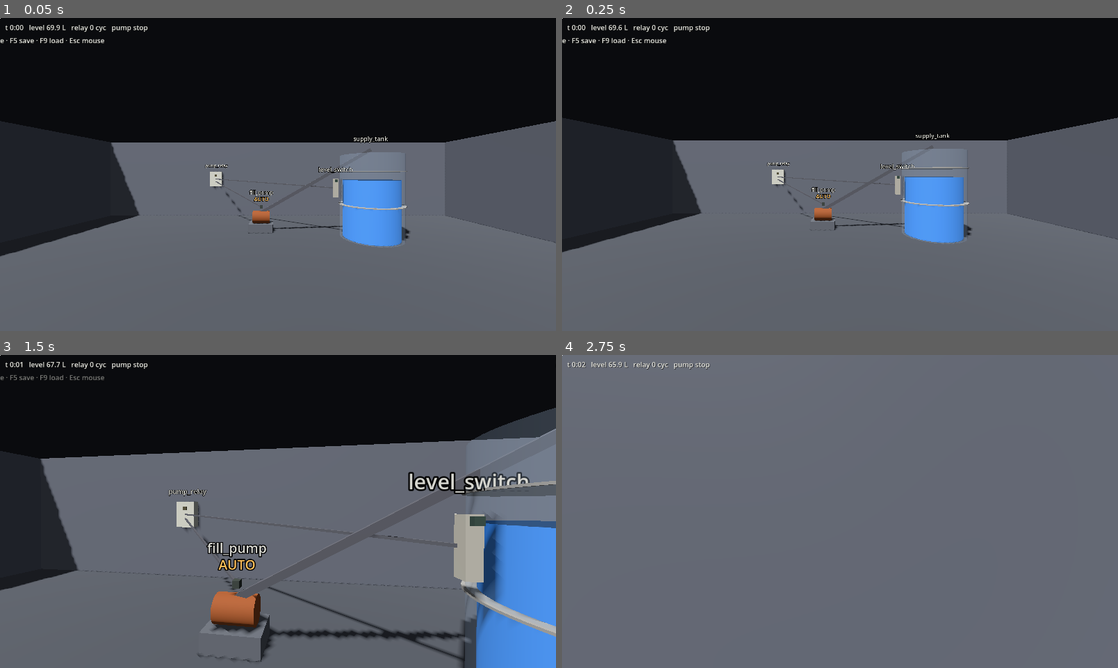
Above: before the commit, frames 1-4 (two rows, left to right).
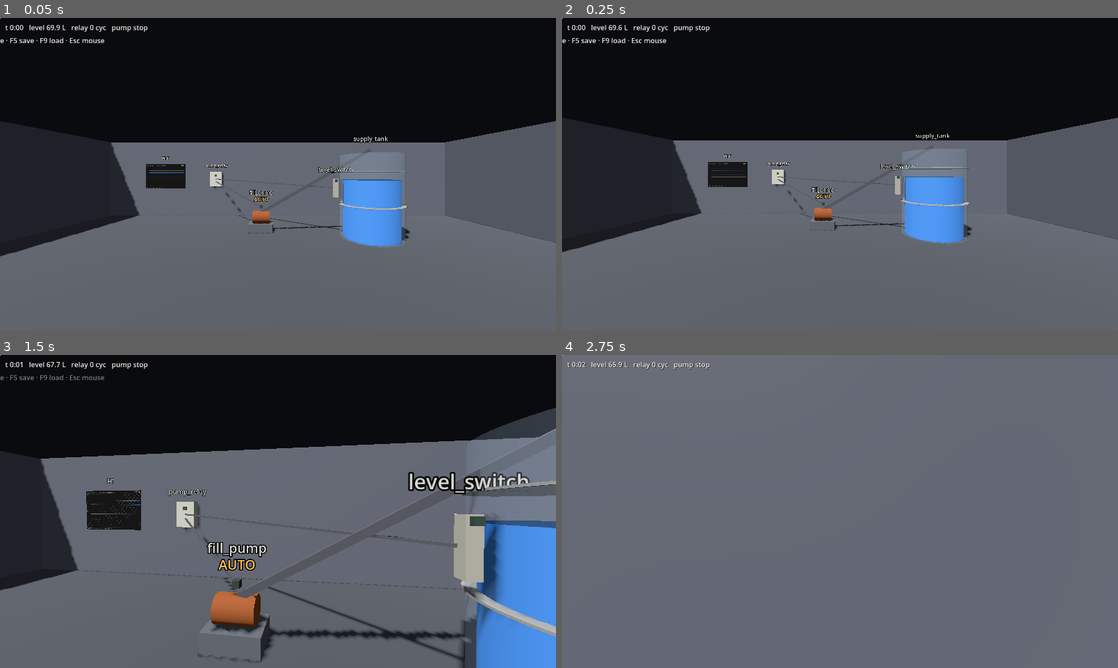
Above: after the commit, the same moments.

Repository: whharris917/flowstate
Game: Godot game, scene res://world/main.tscn
Same seed, same stepped clock (60 frames per second), same inputs: the game is played once before the commit and once after it.
Inputs (mouse positions are in pixels of both pictures, inside the frame that each line leads up to):
- Up to frame 1 (0.05 s): no input
- Up to frame 2 (0.25 s): no input
- Up to frame 3 (1.5 s): tap Enter at 0.5 s; move the mouse to (305, 511) at 0.52 s; hold E (interact) 0.53-1.28 s; hold W (move_forward) from 0.53 s (still down); move the mouse to (250, 511) at 1.27 s; tap E (interact) at 1.35 s
- Up to frame 4 (2.75 s): keep holding W (move_forward); move the mouse to (851, 505) at 2.02 s; hold E (interact) from 2.03 s (still down)

The runs differ from the first frame. In frame 1, 0.6% of the frame differs, in the area x 26-34%, y 44-55%; in frame 2, 0.6%; in frame 3, 1.2%, in the area x 15-26%, y 39-56%; in frame 4, less than 0.1%.
Error before the commit: Parse Error: Cannot infer the type of "y" variable because the value doesn't have a set type. (res://ui/trend_panel.gd:59)

Commit message:
Install Godot 4.7.2, validate headlessly, fix the bugs it caught
winget install GodotEngine.GodotEngine; CLAUDE.md now records the exe
path and makes headless validation (--import, then --quit-after smoke
run) mandatory before every delivery.

Fixes found by the first headless run:
- trend_panel/tank_view: untyped for-loop variables broke := inference
- trend_panel: hardcoded tank.level tag missed the real component
  name (supply_tank); now derived from the record, with a guard
  against drawing mismatched series
- component<->port back-reference leaked the sim graph through
  RefCounted cycles; ports now store the owner name only, observables
  are property names instead of self-capturing lambdas — mirrored in
  the Python kernel for parity

Result: 25 Python tests green; Godot headless run zero errors, kernel
self-check OK (600 s: level 79.0 L, 14 relay cycles), clean exit.

Co-Authored-By: Claude Fable 5 <noreply@anthropic.com>

Diff:
--- a/game/components/tank_view.gd
+++ b/game/components/tank_view.gd
@@ -20,7 +20,7 @@
 	ViewUtil.cylinder(self, RADIUS, HEIGHT, Vector3(0, HEIGHT / 2.0, 0), shell_mat)
 	_fill = ViewUtil.cylinder(self, RADIUS * 0.9, 1.0, Vector3.ZERO,
 		ViewUtil.flat(Color(0.16, 0.47, 0.84)))
-	for trip_l in [switch.low_l, switch.high_l]:
+	for trip_l: float in [switch.low_l, switch.high_l]:
 		ViewUtil.cylinder(self, RADIUS + 0.03, 0.02,
 			Vector3(0, _y_for_level(trip_l), 0), ViewUtil.flat(Color(0.54, 0.53, 0.51)))
 	ViewUtil.label(self, tank.comp_name, Vector3(0, HEIGHT + 0.45, 0))
--- a/game/sim/sim_component.gd
+++ b/game/sim/sim_component.gd
@@ -3,12 +3,14 @@
 ## never a Node. Nodes only render what these classes compute.
 ##
 ## Observables are named internal state (wear counters, totals) exposed
-## read-only so the historian can record them.
+## read-only so the historian can record them. They are property names,
+## not closures: a lambda here would capture self and leak the component
+## through a RefCounted cycle.
 
 var comp_name: String
 var inputs: Dictionary = {}       # String -> SimInputPort
 var outputs: Dictionary = {}      # String -> SimOutputPort
-var observables: Dictionary = {}  # String -> Callable () -> float
+var observables: Dictionary = {}  # String tag -> StringName property
 
 
 func _init(name_: String) -> void:
@@ -16,19 +18,19 @@
 
 
 func add_input(name_: String, kind: SimTypes.PortKind) -> SimInputPort:
-	var port := SimInputPort.new(self, name_, kind)
+	var port := SimInputPort.new(comp_name, name_, kind)
 	inputs[name_] = port
 	return port
 
 
 func add_output(name_: String, kind: SimTypes.PortKind) -> SimOutputPort:
-	var port := SimOutputPort.new(self, name_, kind)
+	var port := SimOutputPort.new(comp_name, name_, kind)
 	outputs[name_] = port
 	return port
 
 
-func add_observable(name_: String, read: Callable) -> void:
-	observables[name_] = read
+func add_observable(name_: String, property: StringName) -> void:
+	observables[name_] = property
 
 
 func tick(_dt: float) -> void:
--- a/game/sim/sim_port.gd
+++ b/game/sim/sim_port.gd
@@ -1,17 +1,19 @@
 class_name SimPort
-## One typed terminal on a component.
+## One typed terminal on a component. Ports know their owner's *name*
+## for tag paths, never the owner object — a back-reference would make
+## a component<->port RefCounted cycle and leak the whole graph.
 
-var owner_component: SimComponent
+var owner_name: String
 var port_name: String
 var kind: SimTypes.PortKind
 var value: float = 0.0
 
 
-func _init(owner: SimComponent, name_: String, kind_: SimTypes.PortKind) -> void:
-	owner_component = owner
+func _init(owner_name_: String, name_: String, kind_: SimTypes.PortKind) -> void:
+	owner_name = owner_name_
 	port_name = name_
 	kind = kind_
 
 
 func path() -> String:
-	return owner_component.comp_name + "." + port_name
+	return owner_name + "." + port_name
--- a/game/sim/sim_pump.gd
+++ b/game/sim/sim_pump.gd
@@ -23,7 +23,7 @@
 	set_mode(mode_)
 	run = add_input("run", SimTypes.PortKind.SIGNAL_DISCRETE)
 	flow = add_output("flow", SimTypes.PortKind.PROCESS_FLOW)
-	add_observable("starts", func() -> float: return float(starts))
+	add_observable("starts", &"starts")
 
 
 func set_mode(mode_: String) -> void:
--- a/game/sim/sim_relay.gd
+++ b/game/sim/sim_relay.gd
@@ -15,7 +15,7 @@
 	super(name_)
 	coil = add_input("coil", SimTypes.PortKind.SIGNAL_DISCRETE)
 	contact = add_output("contact", SimTypes.PortKind.SIGNAL_DISCRETE)
-	add_observable("cycles", func() -> float: return float(cycles))
+	add_observable("cycles", &"cycles")
 
 
 func tick(_dt: float) -> void:
--- a/game/sim/sim_tank.gd
+++ b/game/sim/sim_tank.gd
@@ -24,8 +24,8 @@
 	in_flow = add_input("in_flow", SimTypes.PortKind.PROCESS_FLOW)
 	level = add_output("level", SimTypes.PortKind.PROCESS_LEVEL)
 	level.value = level_l
-	add_observable("overflowed_l", func() -> float: return overflowed_l)
-	add_observable("ran_dry_ticks", func() -> float: return float(ran_dry_ticks))
+	add_observable("overflowed_l", &"overflowed_l")
+	add_observable("ran_dry_ticks", &"ran_dry_ticks")
 
 
 func tick(dt: float) -> void:
--- a/game/sim/simulation.gd
+++ b/game/sim/simulation.gd
@@ -63,7 +63,10 @@
 			var port: SimOutputPort = component.outputs[port_name]
 			historian_.register(port.path(), func() -> float: return port.value)
 		for obs_name: String in component.observables:
-			historian_.register(component.comp_name + "." + obs_name, component.observables[obs_name])
+			var comp := component
+			var prop: StringName = component.observables[obs_name]
+			historian_.register(component.comp_name + "." + obs_name,
+				func() -> float: return float(comp.get(prop)))
 	historian = historian_
 	historian_.sample(time)
 	return historian_
--- a/game/ui/trend_panel.gd
+++ b/game/ui/trend_panel.gd
@@ -21,6 +21,7 @@
 var switch: SimFloatSwitch
 var relay: SimRelay
 var pump: SimPump
+var _level_tag: String
 
 
 func setup(historian_: SimHistorian, tank_: SimTank, switch_: SimFloatSwitch,
@@ -30,6 +31,7 @@
 	switch = switch_
 	relay = relay_
 	pump = pump_
+	_level_tag = tank_.level.path()
 
 
 func _process(_delta: float) -> void:
@@ -44,18 +46,20 @@
 	var plot := Rect2(MARGIN_L, MARGIN_T,
 		size.x - MARGIN_L - MARGIN_R, size.y - MARGIN_T - MARGIN_B)
 	var times := historian.time
-	var levels := historian.series("tank.level")
+	var levels := historian.series(_level_tag)
+	if levels.size() != times.size():
+		return  # tag missing or mid-registration; never draw mismatched data
 	var t1 := times[times.size() - 1]
 	var t0 := maxf(times[0], t1 - WINDOW_S)
 	var y_max := tank.capacity_l
 
-	for tick_l in range(0, int(y_max) + 1, 25):
+	for tick_l: int in range(0, int(y_max) + 1, 25):
 		var y := plot.position.y + plot.size.y * (1.0 - tick_l / y_max)
 		draw_line(Vector2(plot.position.x, y), Vector2(plot.end.x, y), COL_GRID, 1.0)
 		draw_string(font, Vector2(4, y + 4), str(tick_l),
 			HORIZONTAL_ALIGNMENT_LEFT, -1, 11, COL_MUTED)
 
-	for trip in [switch.low_l, switch.high_l]:
+	for trip: float in [switch.low_l, switch.high_l]:
 		var y := plot.position.y + plot.size.y * (1.0 - trip / y_max)
 		draw_line(Vector2(plot.position.x, y), Vector2(plot.end.x, y), COL_MUTED, 1.0)
 
@@ -74,7 +78,7 @@
 	if points.size() >= 2:
 		draw_polyline(points, COL_SERIES, 2.0, true)
 
-	draw_string(font, Vector2(6, 20), "tank.level — last %d s (historized)" % int(WINDOW_S),
+	draw_string(font, Vector2(6, 20), "%s — last %d s (historized)" % [_level_tag, int(WINDOW_S)],
 		HORIZONTAL_ALIGNMENT_LEFT, -1, 13, COL_MUTED)
 	draw_string(font, Vector2(size.x - 120, 20), "%.1f L" % tank.level_l,
 		HORIZONTAL_ALIGNMENT_RIGHT, 110, 15, COL_INK)
Not shown, added: game/components/float_switch_view.gd.uid
Not shown, added: game/components/hmi_view.gd.uid
Not shown, added: game/components/pump_view.gd.uid
Not shown, added: game/components/relay_view.gd.uid
Not shown, added: game/components/tank_view.gd.uid
Not shown, added: game/components/view_util.gd.uid
Not shown, added: game/components/wire_view.gd.uid
Not shown, added: game/player/player.gd.uid
Not shown, added: game/sim/sim_component.gd.uid
Not shown, added: game/sim/sim_float_switch.gd.uid
Not shown, added: game/sim/sim_historian.gd.uid
Not shown, added: game/sim/sim_input_port.gd.uid
(and 15 more such lines)
